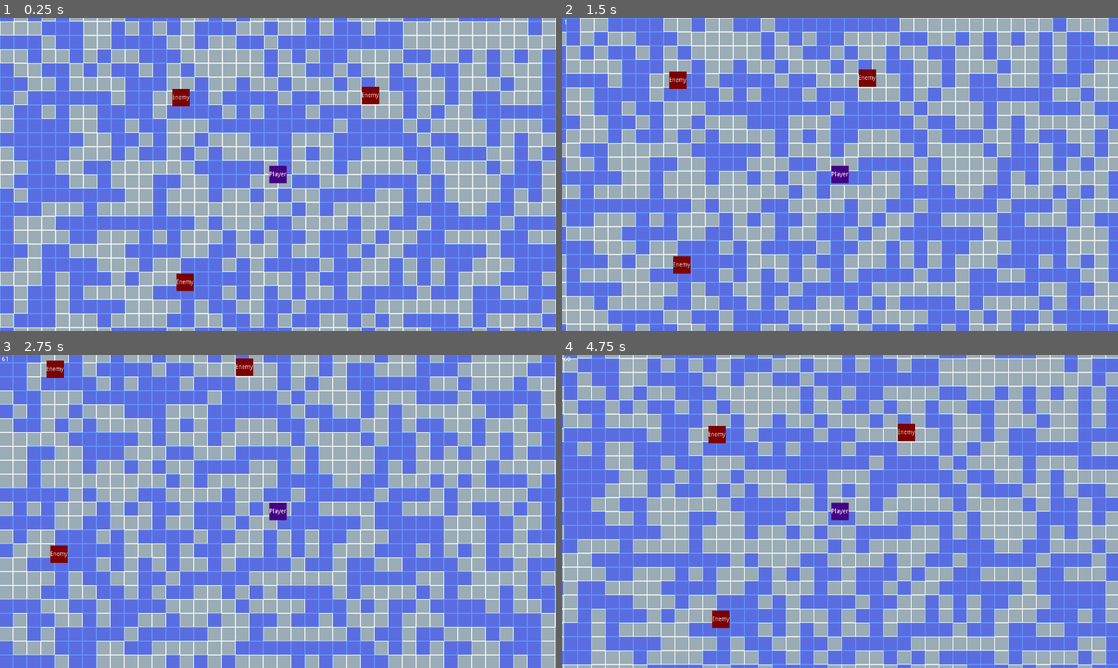
Above: before the commit, frames 1-4 (two rows, left to right).
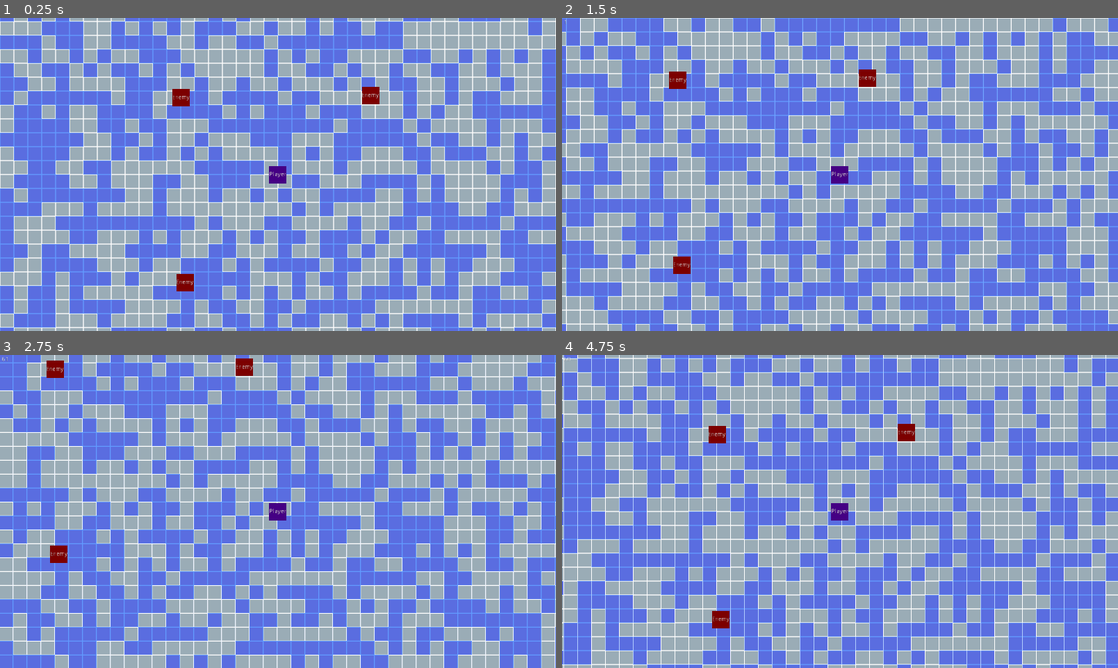
Above: after the commit, the same moments.

Repository: marcelb/DarkBullet
Game: Godot game, scene res://game/world/scenes/World/World.tscn
Two runs of this game, one before a commit and one after it. Both use one fixed random seed, a clock stepped at 60 frames per second and the inputs below.
Inputs (mouse positions are in pixels of both pictures, inside the frame that each line leads up to):
- Up to frame 1 (0.25 s): no input
- Up to frame 2 (1.5 s): tap Enter at 0.5 s; move the mouse to (962, 158) at 0.52 s; hold D (player_right) 0.53-1.28 s; click (962, 158) at 0.67 s; move the mouse to (728, 190) at 1.27 s; hold S (player_down) from 1.28 s (still down)
- Up to frame 3 (2.75 s): move the mouse to (333, 442) at 2.02 s; release S (player_down) at 2.03 s; hold D (player_right) from 2.03 s (still down)
- Up to frame 4 (4.75 s): move the mouse to (812, 574) at 2.77 s; release D (player_right) at 2.78 s; hold W (player_up) 2.78-3.53 s; click (812, 574) at 2.92 s; move the mouse to (1006, 558) at 3.52 s; hold A (player_left) from 3.53 s (still down); move the mouse to (673, 464) at 4.27 s

The runs differ from the first frame. In frame 1, 0.1% of the frame differs, in the area x 31-69%, y 22-88%; in frame 2, 0.1%; in frame 3, 0.2%; in frame 4, 2.6%, in the area x 0-98%, y 0-100%.

Commit message:
visible tilemap dynamically recalculated on screen resize

Diff:
--- a/game/world/scenes/World/World.gd
+++ b/game/world/scenes/World/World.gd
@@ -3,7 +3,7 @@
 func _ready():
 	VisualServer.set_default_clear_color(Color(0, 0, 0.2, 1) )
 	CurrentWorld.generate()
-	$ScrollingTileMap.setup($Player)
+	$ScrollingTileMap.setup($Player, $Player/Camera2D)
 
 #func _process(delta):
 #	pass
--- a/game/world/tools/ScrollingTileMap/ScrollingTileMap.gd
+++ b/game/world/tools/ScrollingTileMap/ScrollingTileMap.gd
@@ -4,21 +4,34 @@
 const WORLD_HEIGHT_OFFSET = CurrentWorld.HEIGHT / 2
 const WORLD_OFFSET_VECTOR = Vector2(WORLD_WIDTH_OFFSET, WORLD_HEIGHT_OFFSET)
 
-const VISIBLE_SIZE_WIDTH = 100
-const VISIBLE_SIZE_HEIGHT = 50
-const VISIBLE_SIZE_VECTOR_OFFSET = Vector2(VISIBLE_SIZE_WIDTH/2, VISIBLE_SIZE_HEIGHT/2)
+const VISIBLE_SIZE_VECTOR_TEST_OFFSET = 0
+
+var visibleSizeVectorOffset = Vector2(10, 10)
 
 var player = null
+var camera:Camera2D = null
 var lastPlayerTilePos = null
 
 func _ready():
-	pass
+	get_tree().get_root().connect("size_changed", self, "_onScreenResize")
 
-func setup(myPlayer):
+func _onScreenResize():
+	_recalculateAndDrawScreenBoundaries()
+
+func _recalculateAndDrawScreenBoundaries():
+	var viewportRect = camera.get_viewport_rect()
+	visibleSizeVectorOffset = Vector2(ceil(viewportRect.size.x/cell_size.x/2)+1-VISIBLE_SIZE_VECTOR_TEST_OFFSET, ceil(viewportRect.size.y/cell_size.y/2)+1-VISIBLE_SIZE_VECTOR_TEST_OFFSET)
+	var playerTilePosition = world_to_map(player.global_position)
+	clear()
+	_setRectangle(playerTilePosition)
+
+func setup(myPlayer, myCamera):
 	self.player = myPlayer
+	self.camera = myCamera
+	_recalculateAndDrawScreenBoundaries()
 	var playerTilePosition = world_to_map(player.global_position)
-	print(playerTilePosition-VISIBLE_SIZE_VECTOR_OFFSET, " to ", playerTilePosition+VISIBLE_SIZE_VECTOR_OFFSET)
-	_setRectangle(playerTilePosition-VISIBLE_SIZE_VECTOR_OFFSET, playerTilePosition+VISIBLE_SIZE_VECTOR_OFFSET)
+	# print(playerTilePosition-visibleSizeVectorOffset, " to ", playerTilePosition+visibleSizeVectorOffset)
+	_setRectangle(playerTilePosition)
 	lastPlayerTilePos = playerTilePosition
 
 func _isOnArrayMap(tilePos:Vector2):
@@ -35,26 +48,25 @@
 func _removeCell(cell: Vector2):
 	set_cellv(cell, -1)
 
-func _setRectangle(from: Vector2, to :Vector2):
-	for x in range(from.x, to.x):
-		for y in range(from.y, to.y):
+func _setRectangle(playerPos: Vector2):
+	for x in range(playerPos.x - visibleSizeVectorOffset.x, playerPos.x + visibleSizeVectorOffset.x):
+		for y in range(playerPos.y - visibleSizeVectorOffset.y, playerPos.y + visibleSizeVectorOffset.y):
 				_setCellFromArrayData(Vector2(x, y))
 
-
 func _setColumn(pos: Vector2):
-		for y in range(pos.y - VISIBLE_SIZE_VECTOR_OFFSET.y, pos.y + VISIBLE_SIZE_VECTOR_OFFSET.y):
+		for y in range(pos.y - visibleSizeVectorOffset.y, pos.y + visibleSizeVectorOffset.y):
 				_setCellFromArrayData(Vector2(pos.x, y))
 
 func _setRow(pos: Vector2):
-		for x in range(pos.x - VISIBLE_SIZE_VECTOR_OFFSET.x, pos.x + VISIBLE_SIZE_VECTOR_OFFSET.x):
+		for x in range(pos.x - visibleSizeVectorOffset.x, pos.x + visibleSizeVectorOffset.x):
 				_setCellFromArrayData(Vector2(x, pos.y))
 
 func _removeColumn(pos: Vector2):
-		for y in range(pos.y - VISIBLE_SIZE_VECTOR_OFFSET.y, pos.y + VISIBLE_SIZE_VECTOR_OFFSET.y):
+		for y in range(pos.y - visibleSizeVectorOffset.y, pos.y + visibleSizeVectorOffset.y):
 				_removeCell(Vector2(pos.x, y))
 
 func _removeRow(pos: Vector2):
-		for x in range(pos.x - VISIBLE_SIZE_VECTOR_OFFSET.x, pos.x + VISIBLE_SIZE_VECTOR_OFFSET.x):
+		for x in range(pos.x - visibleSizeVectorOffset.x, pos.x + visibleSizeVectorOffset.x):
 				_removeCell(Vector2(x, pos.y))
 
 func _process(_delta):
@@ -62,19 +74,20 @@
 		var playerTilePosition = world_to_map(player.global_position)
 		if playerTilePosition != lastPlayerTilePos:
 			# print(playerTilePosition-VISIBLE_SIZE_VECTOR_OFFSET, " to ", playerTilePosition+VISIBLE_SIZE_VECTOR_OFFSET)
+			# print(camera.get_camera_screen_center())
 
 			if (playerTilePosition.x > lastPlayerTilePos.x):
-				_setColumn(playerTilePosition+Vector2(VISIBLE_SIZE_VECTOR_OFFSET.x-1, 0))
-				_removeColumn(lastPlayerTilePos-Vector2(VISIBLE_SIZE_VECTOR_OFFSET.x, 0))
+				_setColumn(playerTilePosition+Vector2(visibleSizeVectorOffset.x-1, 0))
+				_removeColumn(lastPlayerTilePos-Vector2(visibleSizeVectorOffset.x, 0))
 			elif (playerTilePosition.x < lastPlayerTilePos.x):
-				_setColumn(playerTilePosition-Vector2(VISIBLE_SIZE_VECTOR_OFFSET.x, 0))
-				_removeColumn(lastPlayerTilePos+Vector2(VISIBLE_SIZE_VECTOR_OFFSET.x-1, 0))
+				_setColumn(playerTilePosition-Vector2(visibleSizeVectorOffset.x, 0))
+				_removeColumn(lastPlayerTilePos+Vector2(visibleSizeVectorOffset.x-1, 0))
 
 			if (playerTilePosition.y > lastPlayerTilePos.y):
-				_setRow(playerTilePosition+Vector2(0, VISIBLE_SIZE_VECTOR_OFFSET.y-1))
-				_removeRow(lastPlayerTilePos-Vector2(0, VISIBLE_SIZE_VECTOR_OFFSET.y))
+				_setRow(playerTilePosition+Vector2(0, visibleSizeVectorOffset.y-1))
+				_removeRow(lastPlayerTilePos-Vector2(0, visibleSizeVectorOffset.y))
 			elif (playerTilePosition.y < lastPlayerTilePos.y):
-				_setRow(playerTilePosition-Vector2(0, VISIBLE_SIZE_VECTOR_OFFSET.y))
-				_removeRow(lastPlayerTilePos+Vector2(0, VISIBLE_SIZE_VECTOR_OFFSET.y-1))
+				_setRow(playerTilePosition-Vector2(0, visibleSizeVectorOffset.y))
+				_removeRow(lastPlayerTilePos+Vector2(0, visibleSizeVectorOffset.y-1))
 
 		lastPlayerTilePos = playerTilePosition
--- a/project.godot
+++ b/project.godot
@@ -25,6 +25,8 @@
 
 window/size/width=1280
 window/size/height=720
+window/stretch/mode="2d"
+window/stretch/aspect="expand"
 
 [input]
 
